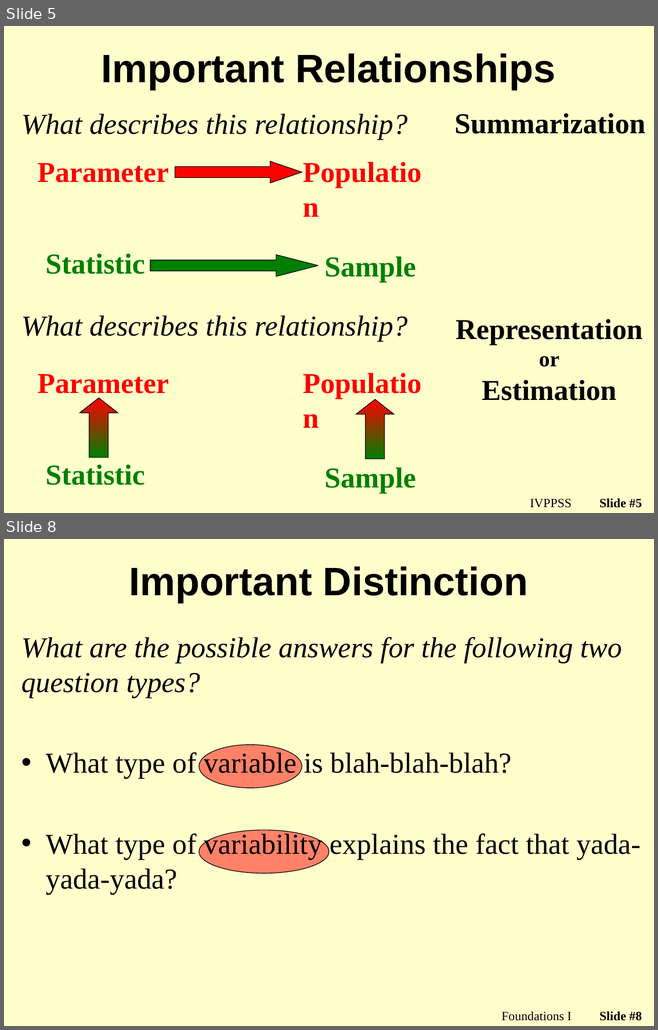
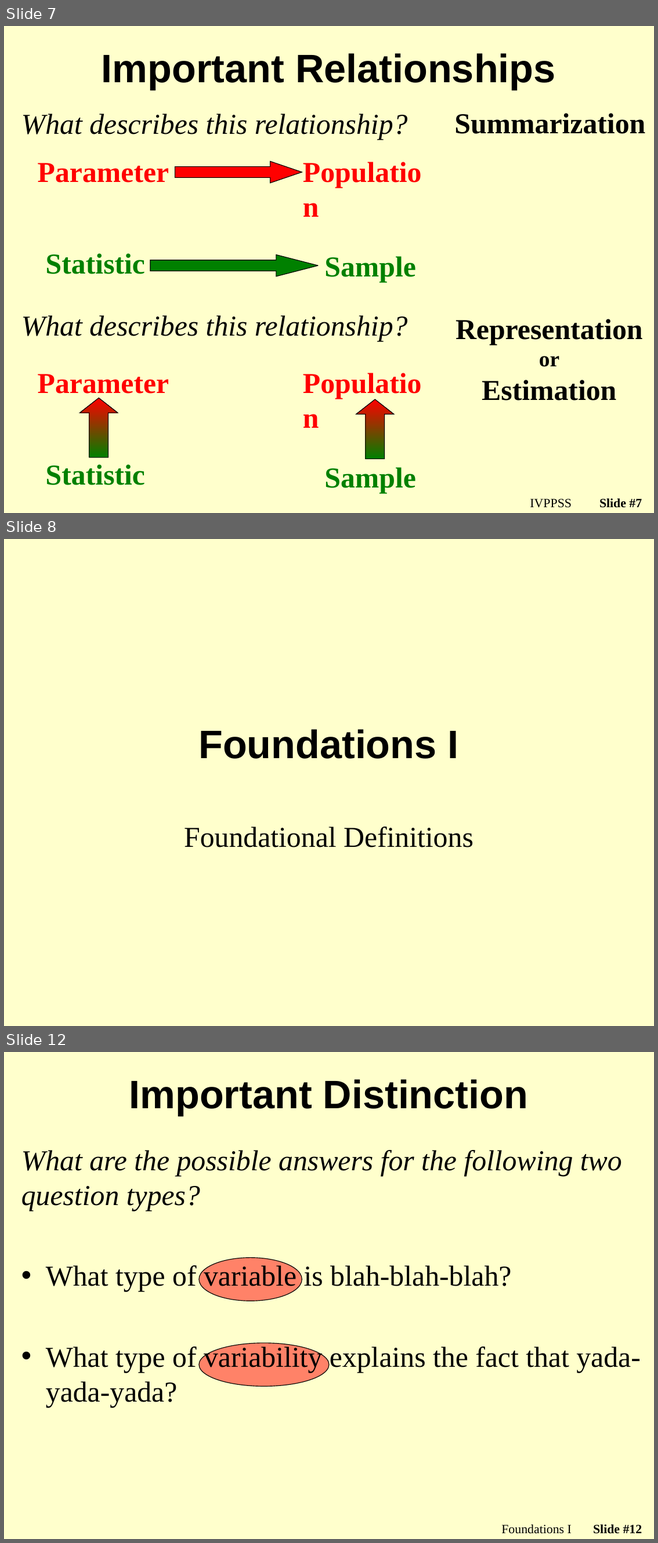
Before and after one commit to droglenc/NCMTH107, a slide deck: lecture/Slides/01_Foundations_II.pptx. Shown one above the other, each under a label of ours: slides 5 and 8 before the commit, slides 7, 8 and 12 after it; the slides between them are not shown. The pictures are 658x1030 and 658x1543 pixels, drawn with LibreOffice and Linux fonts; fonts in the diff are those of the drawing; background and template pictures are left out. Boxes give left, top, right and bottom in pixels: in the first picture for what was removed or moved away, otherwise in the second. Text is boxed around its words. In the diff, an @@ line names an element or a change of style, - is before the commit and + after.

```diff
--- a/lecture/Slides/01_Foundations_II.pptx
+++ b/lecture/Slides/01_Foundations_II.pptx
@@ slide 8 added at (x1=4, y1=539, x2=654, y2=1026), background picture (left out) @@
@@ title added at (x1=198, y1=729, x2=458, y2=759), 44 pt, text #000000, bold @@
+Foundations I
@@ subtitle added at (x1=184, y1=827, x2=473, y2=848), 32 pt, text #000000 @@
+Foundational Definitions
@@ what was slide 5 is now slide 7 @@
@@ page number at (x1=599, y1=499, x2=641, y2=508): text changed @@
-Slide #5
+Slide #7
@@ what was slide 8 is now slide 12 @@
@@ page number at (x1=593, y1=1525, x2=642, y2=1534): text changed @@
-Slide #8
+Slide #12
```
Also in this commit, not shown: 4 slides changed, 5 other slides added, 2 slides removed, 3 other files.
